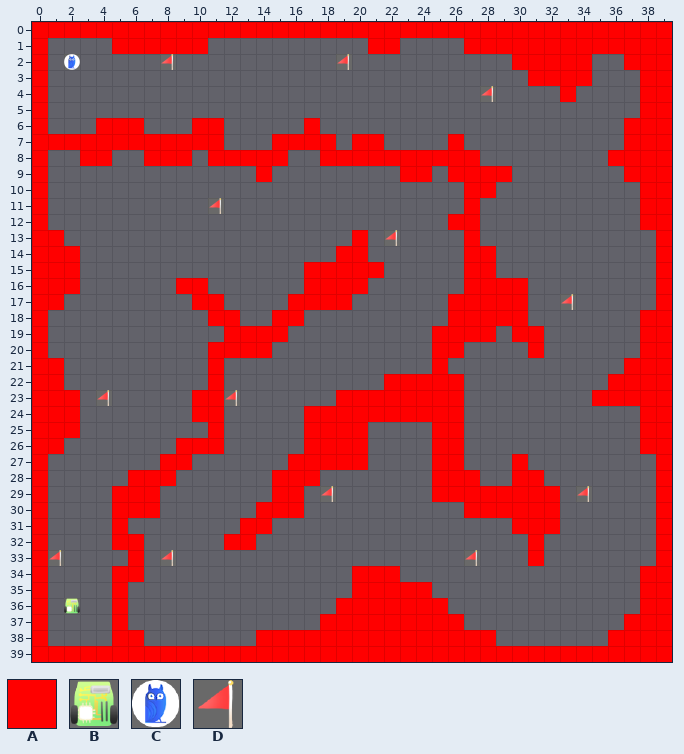
Tiled map (JSON), stored at src/map/level_5.tmj. Above is the file before it was changed.
Cells are 64x64 px. Shown: x 0..39, y 0..39.
Key: from "tile": A 0, B 5, C 6, D 7.
_ is an empty cell.
Layer "Tile Layer 1" before, first column x 0:
 0 AAAAAAAAAAAAAAAAAAAAAAAAAAAAAAAAAAAAAAAA
 1 A____AAAAAA__________AA____AAAAAAAAAAAAA
 2 A_C_____D__________D__________AAAAA__AAA
 3 A______________________________AAAA___AA
 4 A___________________________D____A____AA
 5 A_____________________________________AA
 6 A___AAA___AA_____A___________________AAA
 7 AAAAAAAAAAAA___AAAA_AA____A__________AAA
 8 A__AA__AAA_AAAAA__AAAAAAAAAA________AAAA
 9 A_____________A________AA_AAAA_______AAA
10 A__________________________AA_________AA
11 A__________D_______________A__________AA
12 A_________________________AA__________AA
13 AA__________________A_D____A___________A
14 AAA________________AA______AA__________A
15 AAA______________AAAAA_____AA__________A
16 AAA______AA______AAAA______AAAA________A
17 AA________AA____AAAA______AAAAA__D_____A
18 A__________AA__AA_________AAAAA_______AA
19 A___________AAAA_________AAAA_AA______AA
20 A__________AAAA__________AA____A______AA
21 AA_________A_____________A___________AAA
22 AA_________A__________AAAAA_________AAAA
23 AAA_D_____AAD______AAAAAAAA________AAAAA
24 AAA_______AA_____AAAAAAAAAA___________AA
25 AAA________A_____AAAA____AA___________AA
26 AA_______AAA_____AAAA____AA___________AA
27 A_______AA______AAAAA____AA___A________A
28 A_____AAA______AAA_______AAA__AA_______A
29 A____AAA_______AA_D______AAAAAAAA_D____A
30 A____AAA______AAA__________AAAAAA______A
31 A____A_______AA_______________AAA______A
32 A____AA_____AA_________________A_______A
33 AD____A_D__________________D___A_______A
34 A____AA_____________AAA_______________AA
35 A____A______________AAAAA_____________AA
36 A_B__A_____________AAAAAAA____________AA
37 A____A____________AAAAAAAAA__________AAA
38 A____AA_______AAAAAAAAAAAAAAA_______AAAA
39 AAAAAAAAAAAAAAAAAAAAAAAAAAAAAAAAAAAAAAAA
Once edited:
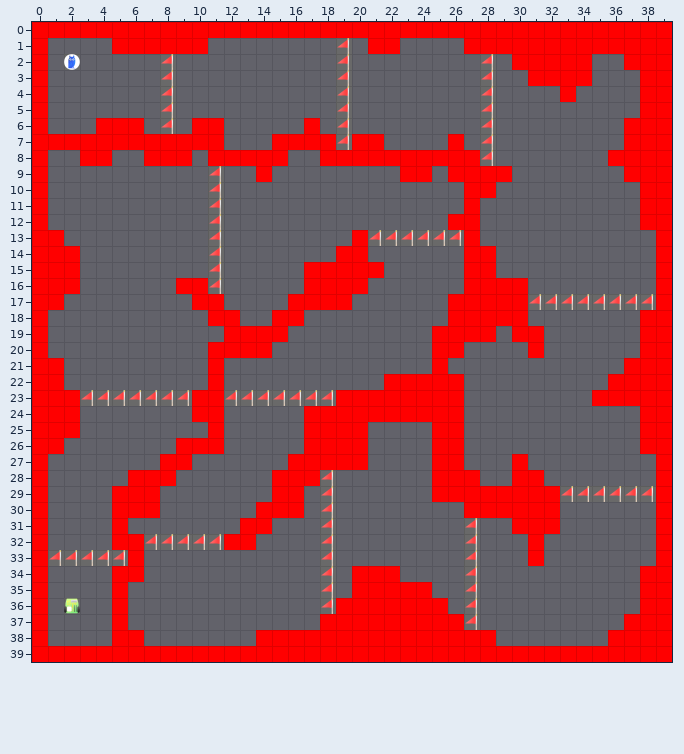
What changed:
Changed rows in their new state; . is an unchanged cell.
Layer "Tile Layer 1":
first column x 8:
 1 ...........D...................
 2 ....................D..........
 3 D..........D........D..........
 4 D..........D...................
 5 D..........D........D..........
 6 D..........D........D..........
 7 ...........D........D..........
 8 ....................D..........
 9 ...D...........................
10 ...D...........................
12 ...D...........................
13 ...D.........D.DDDD............
14 ...D...........................
15 ...D...........................
16 ...D...........................
17 .......................DD.DDDDD
first column x 3:
23 D.DDDDD...DDDDDD
first column x 2:
28 ................D....................
29 ...............................D.DDDD
30 ................D....................
31 ................D........D...........
32 .....DDDDD......D........D...........
33 DDDD.._.........D....................
34 ................D........D...........
35 ................D........D...........
36 ................D........D...........
37 .........................D...........
